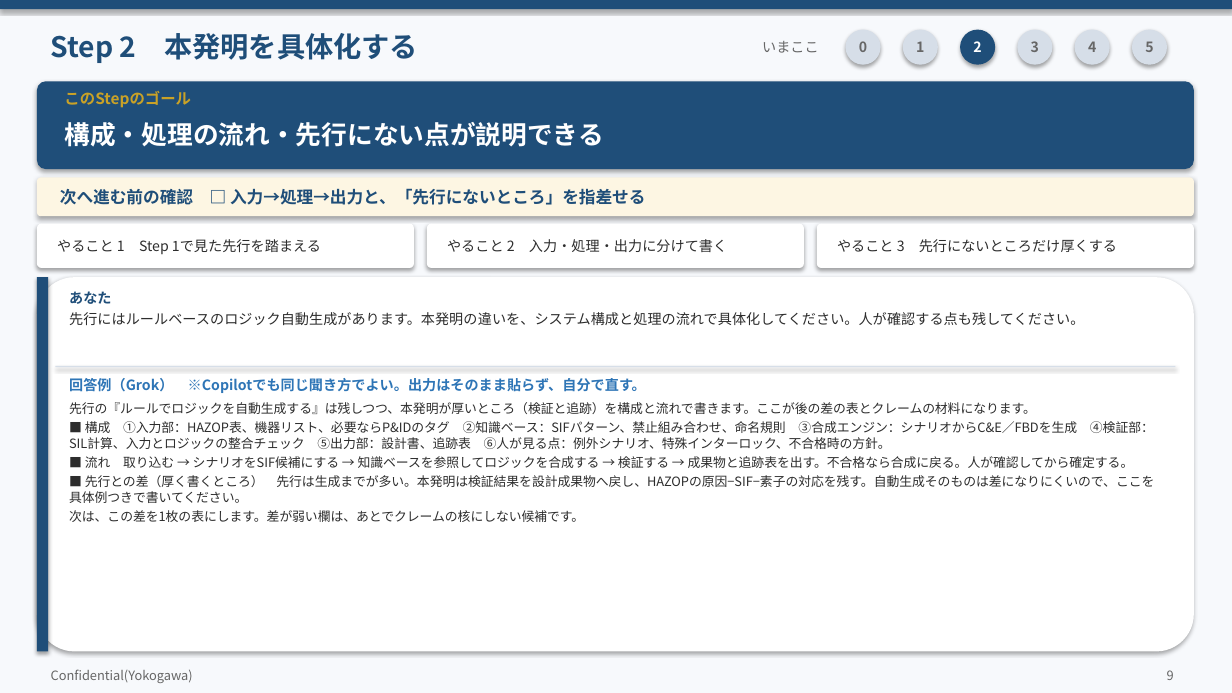
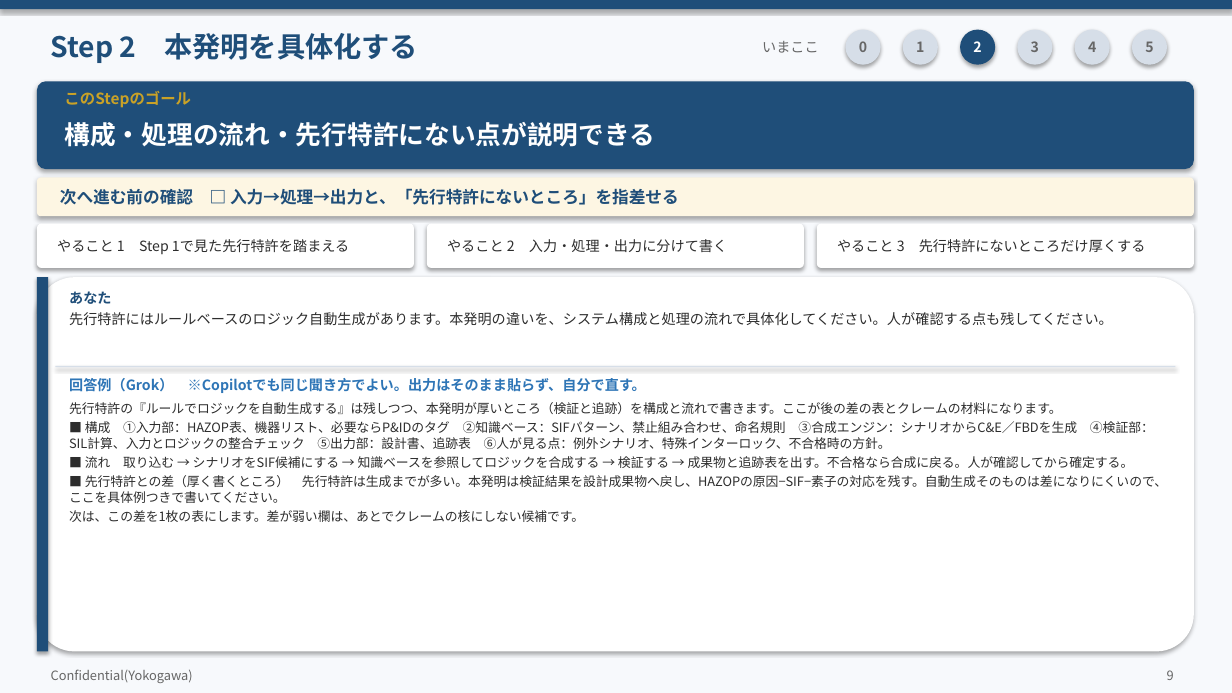
Before and after one commit to zhexingwang/ppt, a slide deck: slide 9 of decks/05_Copilot発明開示書/Copilot発明開示書_訂正反映.pptx. Drawn at 1232x693 pixels with LibreOffice and Linux fonts; fonts in the diff are those of the drawing. Boxes give left, top, right and bottom in pixels: in the first picture for what was removed or moved away, otherwise in the second. Text is boxed around its words. In the diff, an @@ line names an element or a change of style, - is before the commit and + after.

```diff
--- a/decks/05_Copilot発明開示書/Copilot発明開示書_訂正反映.pptx
+++ b/decks/05_Copilot発明開示書/Copilot発明開示書_訂正反映.pptx
@@ text at bbox=[65, 122, 656, 147]: text changed @@
-構成・処理の流れ・先行にない点が説明できる
+構成・処理の流れ・先行特許にない点が説明できる
@@ text at bbox=[60, 188, 679, 205]: text changed @@
-次へ進む前の確認 □ 入力→処理→出力と、「先行にないところ」を指差せる
+次へ進む前の確認 □ 入力→処理→出力と、「先行特許にないところ」を指差せる
@@ text at bbox=[57, 239, 349, 254]: text changed @@
-やること 1 Step 1で見た先行を踏まえる
+やること 1 Step 1で見た先行特許を踏まえる
@@ text at bbox=[837, 239, 1146, 252]: text changed @@
-やること 3 先行にないところだけ厚くする
+やること 3 先行特許にないところだけ厚くする
@@ text at bbox=[69, 312, 1113, 325]: text changed @@
-先行にはルールベースのロジック自動生成があります。本発明の違いを、システム構成と処理の流れで具体化してください。人が確認する点も残してください。
+先行特許にはルールベースのロジック自動生成があります。本発明の違いを、システム構成と処理の流れで具体化してください。人が確認する点も残してください。
@@ text at bbox=[69, 402, 1061, 414]: text changed @@
-先行の『ルールでロジックを自動生成する』は残しつつ、本発明が厚いところ（検証と追跡）を構成と流れで書きます。ここが後の差の表とクレームの材料になります。
+先行特許の『ルールでロジックを自動生成する』は残しつつ、本発明が厚いところ（検証と追跡）を構成と流れで書きます。ここが後の差の表とクレームの材料になります。
@@ text at bbox=[69, 475, 1167, 503]: text changed @@
-■ 先行との差（厚く書くところ） 先行は生成までが多い。本発明は検証結果を設計成果物へ戻し、HAZOPの原因−SIF−素子の対応を残す。自動生成そのものは差になりにくいので、ここを具体例つきで書いてください。
+■ 先行特許との差（厚く書くところ） 先行特許は生成までが多い。本発明は検証結果を設計成果物へ戻し、HAZOPの原因−SIF−素子の対応を残す。自動生成そのものは差になりにくいので、ここを具体例つきで書いてください。
```
Also in this commit, not shown: 8 other slides changed, 13 other files.
